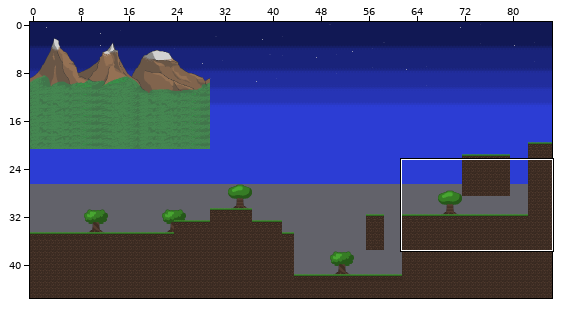
Two versions of a level (Tiled map, bin/temple-entrance-0.tmx). The picture above shows the old version from afar; the outline marks the close-up.
Close-up. Old version:
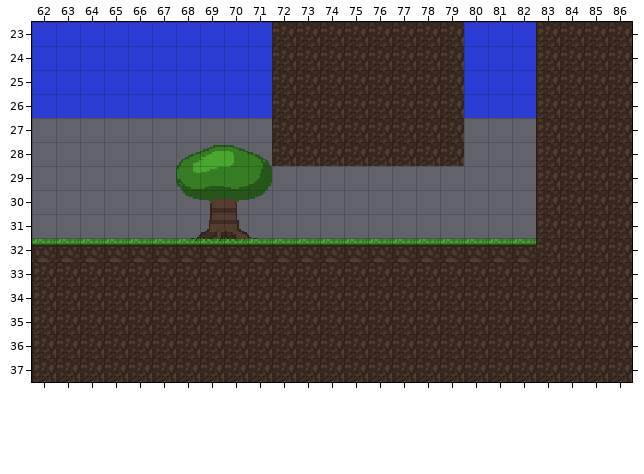
Cells are 16x16 px. Shown: x 62..86, y 23..37. The commit also changed other parts of the map, which this record leaves out.
The result:
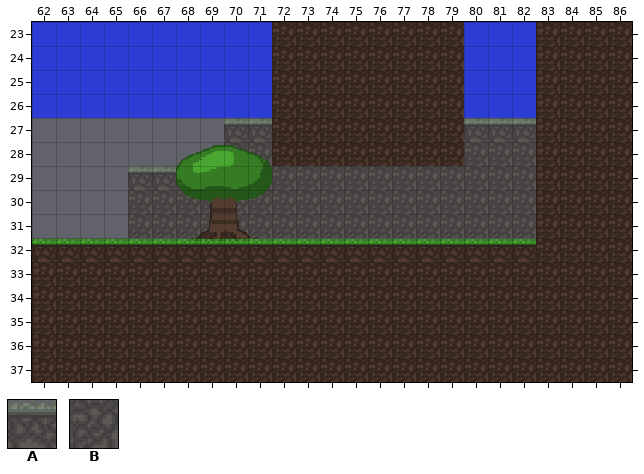
Key: from "TempleEntrance1": A 241, B 281.
_ is an empty cell, . an unchanged one.
Tiles of an added or newly shown layer are drawn over the layers below it.
The exact change:
--- layer "Ground-background" (added)
@@ x 66..82 @@
-27 ....__........___
-28 ....__........___
-29 ___..____________
-30 _________________
-31 _________________
+27 ....AA........AAA
+28 ....BB........BBB
+29 AAA..BBBBBBBBBBBB
+30 BBBBBBBBBBBBBBBBB
+31 BBBBBBBBBBBBBBBBB
Boxes around the changes in both close-ups, in picture pixels (x1, y1, x2, y2):
added: (128, 118, 536, 238)
